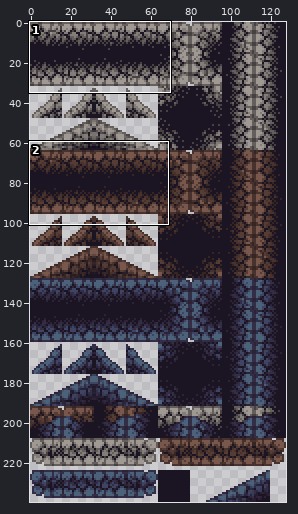
Two versions of one sprite sheet, Assets/Sprites/Cave Platformer Tileset/Enviroment sprite sheets/cave_tileset.png. The first picture is a wide view before the edit; the outline marks the close-up.
Close-up. As it was:
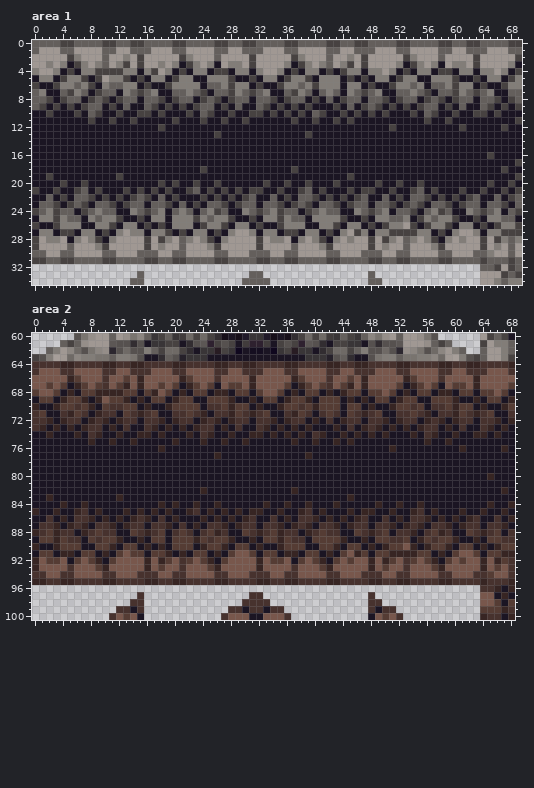
The file is 128x240 pixels. Colours within 5 levels of each other are drawn and written as one. Shown: area 1: x 0..69, y 0..34; area 2: x 0..68, y 60..100. The commit also changed other parts of the picture, which this record leaves out.
The same view after the edit:
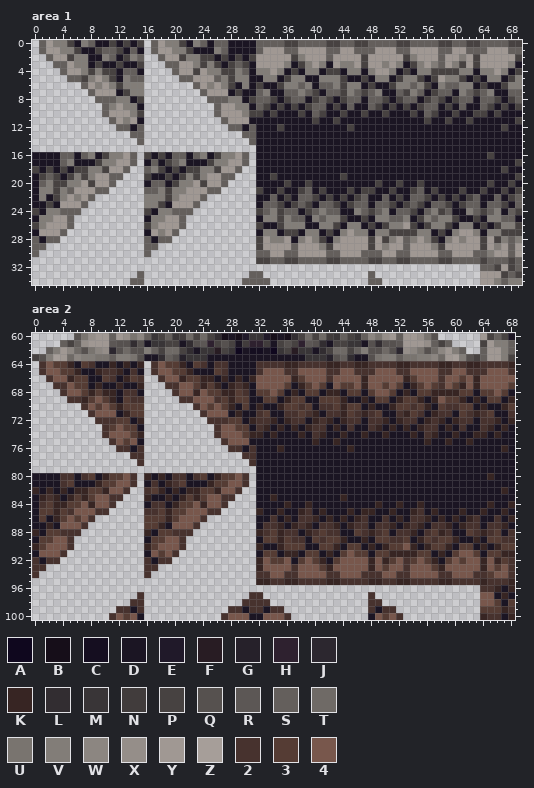
Palette (. is transparent): A #0f071e  B #160e19  C #150e20  D #1b1523  E #201929  F #281c23  G #26212a  H #2e212f  J #2c272f  K #372523  L #322d31  M #393537  N #413c3c  P #474241  Q #56514f  R #5c5755  S #645f5c  T #6f6a66  U #79746f  V #827d78  W #8c8681  X #958e89  Y #a09893  Z #a69e99  2 #47322e  3 #553c34  4 #78574c
Change:
Changed rows in their new state; - is an unchanged pixel.
Area 1:
first column x 0:
 0 .-YVV-DV-DD-DPD-.-YVV-DV-DSSDDDD-------------------------------
 1 .S--VVPDDP--PD-D.S--VVPDDDV-DDDD-------------------------------
 2 ..S----VDDVSDPVS..S----VPPDPDPD--------------Y---------------V-
 3 ...SSYV-DPDDPDD-...SSYY-P-PDPSPD----------D--V----V-------S--P-
 4 ....SYY-PV--DSS-....SYYPYVV-P-S--V---------PD----Y-------P--P--
 5 .....SS-VYVPDVSS.....SSYYYS--VVD-------D----PD---------P-PY-VP-
 6 .......SYVYVP--V.......SYVY--D----------DSS-P-----------PDVSS--
 7 ........SYYY-PVV........SYYYDPDD-----S--PDS-P--------P--DP--D--
 8 .........-SSVVDP.........-SSVVDP---------SP--------------------
 9 ..........SVYVV-..........SYYVV---------SS-----D---------------
10 ..........SYYYV-..........SYYYV-----D---------DPD--------------
11 ...........SYVY-...........SYYY------D-------D----------------P
12 ............SS-S............SS-S---P---------P-----D---------D-
13 ..............SS..............SS-------D-----------------------
14 ...............S...............S-------------------------------
15 ................................-------------------------------
16 ----SS-SV-PVVYS.P-P-SS-SV-PVVYS.-------------------------------
17 ----SV---PVVYYS.-S-PSV---PVVYYS.-------------------------------
18 P-P-P-PPVVPYYS..SVP-P-PPVVPYYS..-----D-------------------------
19 -PSP-PVPVYYSS...P--P-PVPVYYSS...--P---------PD-----------------
20 -SVP-VVYPYYS....-SS--VVYPYYS....-D---------D-------------------
21 DVV-VSYYYSS.....SSV-VVYYYSS.....-------------------------------
22 -VDPVYVYS.......VVVPVYYYS.......-------------------------------
23 -DPDYYYS........VVPDYYYS........-------------------------------
24 -D-V--S.........-D-V-S-.........-------------------------------
25 ---YY-..........---YYS..........---------S---------------------
26 -VYYYS..........-VYYYS..........-------------------------------
27 -YYYS...........-Y-YS...........--------------V----------------
28 SDSS............SDSS............-------------Y-----------------
29 SS..............SS..............-------------------------------
30 -...............-...............-------------------------------
31 ................................-------------------------------
Area 2:
first column x 0:
 64 .-433-D3-DD-DKD-.-433-D3-D22DDDD-------------------------------
 65 .2--33KDDK--KD-D.2--33KDDD3-DDDD-------------------------------
 66 ..2----3DD32DK32..2----3KKDKDKD--------------4---------------3-
 67 ...2243-DKDDKDD-...2244-K-KDK2KD----------D--3----3-------2--K-
 68 ....244-K3--D22-....244K433-K-2--3---------KD----4-------K--K--
 69 .....22-343KD322.....224442--33D-------D----KD---------K-K4-3K-
 70 .......24343K--3.......2434--D----------D22-K-----------KD322--
 71 ........2444-K33........2444DKDD-----2--KD2-K--------K--DK--D--
 72 .........-2233DK.........-2233DK---------2K--------------------
 73 ..........23433-..........24433---------22-----D---------------
 74 ..........24443-..........24443-----D---------DKD--------------
 75 ...........2434-...........2444------D-------D----------------K
 76 ............22-2............22-2---K---------K-----D---------D-
 77 ..............22..............22-------D-----------------------
 78 ...............2...............2-------------------------------
 79 ................................-------------------------------
 80 ----22-23-K3342.K-K-22-23-K3342.-------------------------------
 81 ----23---K33442.-2-K23---K33442.-------------------------------
 82 K-K-K-KK33K442..23K-K-KK33K442..-----D-------------------------
 83 -K2K-K3K34422...K--K-K3K34422...--K---------KD-----------------
 84 -23K-334K442....-22--334K442....-D---------D-------------------
 85 D33-3244422.....223-3344422.....-------------------------------
 86 -3DK34342.......333K34442.......-------------------------------
 87 -DKD4442........33KD4442........-------------------------------
 88 -D-3--2.........-D-3-2-.........-------------------------------
 89 ---44-..........---442..........---------2---------------------
 90 -34442..........-34442..........-------------------------------
 91 -4442...........-4-42...........--------------3----------------
 92 2D22............2D22............-------------4-----------------
 93 22..............22..............-------------------------------
 94 -...............-...............-------------------------------
 95 ................................-------------------------------
Pixel boxes of the changes (left, top, right, bottom) in both close-ups:
changed: (32, 40, 473, 264)
changed: (32, 361, 473, 585)
